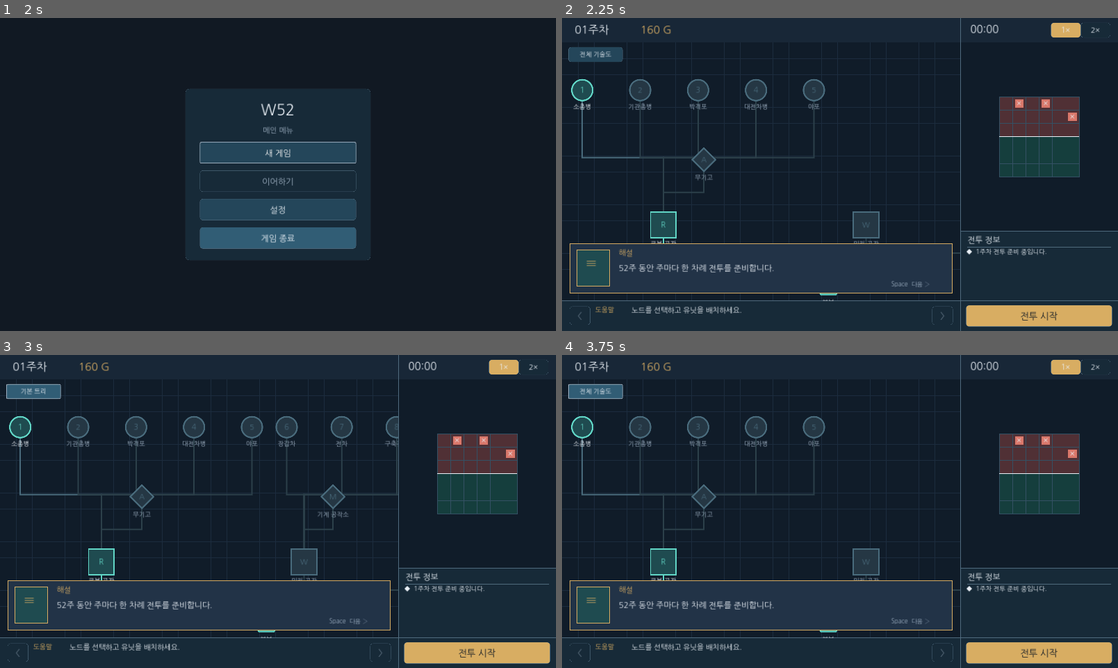
Above: before the commit, frames 1-4 (two rows, left to right).
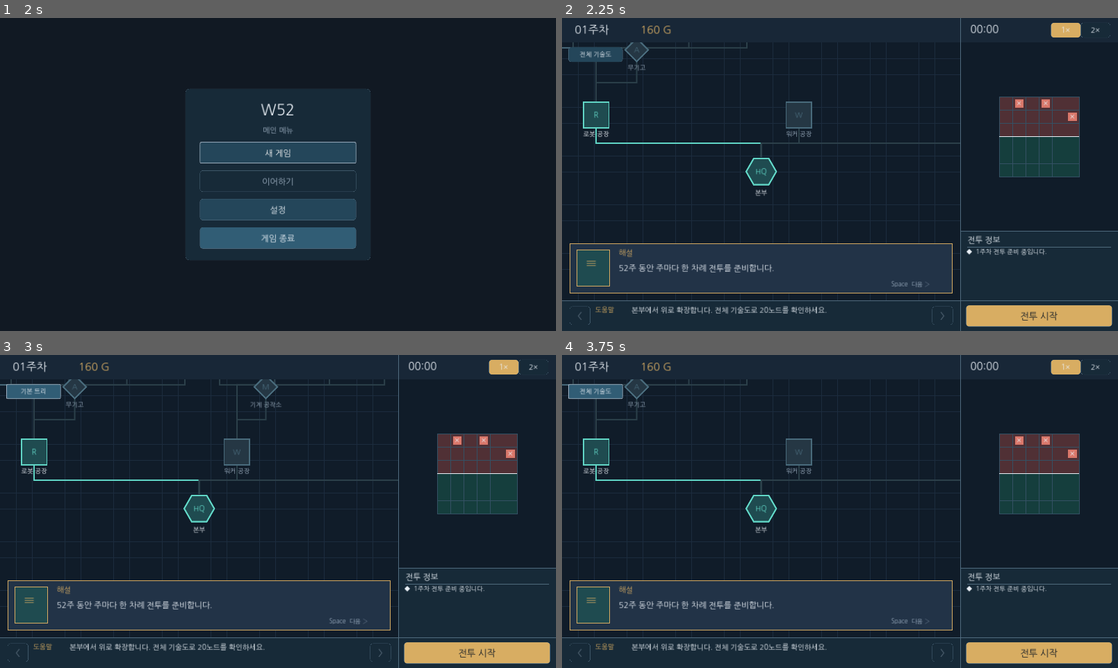
Above: after the commit, the same moments.

Repository: xcliming-svg/w52
Game: Godot game, scene res://main.tscn
Same seed, same stepped clock (60 frames per second), same inputs: the game is played once before the commit and once after it.
Inputs (mouse positions are in pixels of both pictures, inside the frame that each line leads up to):
- Up to frame 1 (2 s): tap Enter at 0.5 s; move the mouse to (400, 158) at 0.52 s; click (400, 158) at 0.67 s; tap Space at 0.77, 1.25 s; drag from (166, 190) to (250, 237) at 1.27 s
- Up to frame 2 (2.25 s): click "새 게임" at 2 s
- Up to frame 3 (3 s): click "전체 기술도" at 2.75 s
- Up to frame 4 (3.75 s): click "기본 트리" at 3.5 s

Frame 1 is identical in both runs. In frame 2, 5.2% of the frame differs, in the area x 0-72%, y 7-95%; in frame 3, 6.7%; in frame 4, 5.2%.

Commit message:
fix(devel): show HQ at startup and verify actual game menu entry

Diff:
--- a/scripts/game.gd
+++ b/scripts/game.gd
@@ -127,8 +127,8 @@
         phase = "prepare"
     selected_id = ""
     full_tree_view = false
-    camera_offset = Vector2.ZERO
-    camera_target = Vector2.ZERO
+    camera_offset = _clamp_pan(TREE_CENTER_LOCAL - _find_node("hq")["p"])
+    camera_target = camera_offset
     log_items = ["%d주차 전투 준비 중입니다." % week]
     for id in placements:
         log_items.append("%s 배치됨" % str(_find_node(id)["name"]))
@@ -243,8 +243,9 @@
     placements.clear()
     selected_id = ""
     hover_id = ""
-    camera_target = Vector2.ZERO
-    camera_offset = Vector2.ZERO
+    # At the beginning of each week keep the HQ identifiable above the dialogue overlay.
+    camera_offset = _clamp_pan(TREE_CENTER_LOCAL - _find_node("hq")["p"])
+    camera_target = camera_offset
     pan_armed = false
     pan_dragging = false
     battle_seconds = 0.0
@@ -790,7 +791,7 @@
 
 func _help_text() -> String:
     if help_index == 1:
-        return "노드를 선택하고 유닛을 배치하세요."
+        return "본부에서 위로 확장합니다. 전체 기술도로 20노드를 확인하세요."
     if help_index == 18:
         return "아군을 클릭하면 연결된 트리 노드로 포커스됩니다."
     if help_index == 35:
--- a/tests/w52_ui_smoke.gd
+++ b/tests/w52_ui_smoke.gd
@@ -286,16 +286,44 @@
     if owned.size() != 2 or "hq" not in owned or "robot_factory" not in owned:
         push_error("W52 tech: incorrect initial buildings")
         return false
+    if bool(game.get("full_tree_view")):
+        push_error("W52 tech: default view must preview only the next step")
+        return false
+    # Verify the first visible frame shows the new HQ above the dialogue mask.
+    var hq: Dictionary = game.call("_find_node", "hq")
+    var hq_bounds: Rect2 = game.call("_node_visual_rect", hq)
+    var viewport: Rect2 = game.call("_readable_tree_area")
+    var hq_camera: Vector2 = game.get("camera_offset")
+    if not viewport.encloses(Rect2(hq_bounds.position + hq_camera, hq_bounds.size)):
+        push_error("W52 tech: HQ is hidden by dialogue on the initial camera")
+        return false
+    for node in nodes:
+        var node_id: String = str(node["id"])
+        var parent_id: String = str(node["parent"])
+        var expected_visible: bool = node_id in owned or parent_id in owned
+        if bool(game.call("_node_visible", node)) != expected_visible:
+            push_error("W52 tech: default one-level reveal differs for %s" % node_id)
+            return false
     var fighter: Dictionary = game.call("_find_node", "fighter")
     if game.call("_node_visible", fighter):
         push_error("W52 tech: hidden child revealed before hangar")
         return false
-    game.call("_toggle_tree_view")
+    var view_button: Button = game.get("full_view_button") as Button
+    if view_button == null or view_button.text != "전체 기술도":
+        push_error("W52 tech: missing discoverable full-tree button")
+        return false
+    view_button.emit_signal("pressed")
+    if not bool(game.get("full_tree_view")) or view_button.text != "기본 트리":
+        push_error("W52 tech: full-tree button did not enter overview mode")
+        return false
     for node in nodes:
         if not game.call("_node_visible", node):
             push_error("W52 tech: full tree did not reveal every node")
             return false
-    game.call("_toggle_tree_view")
+    view_button.emit_signal("pressed")
+    if bool(game.get("full_tree_view")) or view_button.text != "전체 기술도":
+        push_error("W52 tech: full-tree button did not return to default")
+        return false
     var g_before: int = game.get("g")
     game.call("_select_node", "walker_factory")
     game.call("_build_selected")
@@ -347,6 +375,41 @@
     game.call("restore_state", {"week":1, "g":g_before, "phase":"dialogue", "dialogue":0,
         "help":1, "placements":[], "buildings":["hq", "robot_factory"]})
     return true
+
+
+
+
+func _check_main_entry() -> bool:
+    # The exported game starts at main.tscn, not directly at scenes/game.tscn.
+    # Exercise title -> menu -> new game so an old alternate tree cannot slip through.
+    var entry_scene: PackedScene = load("res://main.tscn")
+    if entry_scene == null:
+        push_error("W52 tech: missing exported entry scene")
+        return false
+    var app: Control = entry_scene.instantiate() as Control
+    if app == null:
+        push_error("W52 tech: root entry scene is not a Control")
+        return false
+    root.add_child(app)
+    app.call("_show_main_menu")
+    app.call("_start_new_game")
+    var live: Control = app.get("game_scene") as Control
+    var valid: bool = live != null
+    if valid:
+        var live_nodes: Array = live.get_script().get_script_constant_map().get("NODES", [])
+        var full_button: Button = live.get("full_view_button") as Button
+        valid = (
+            live.get_parent() == app
+            and live_nodes.size() == 20
+            and live.get_node_or_null("TreeClip") != null
+            and full_button != null
+            and full_button.text == "전체 기술도"
+        )
+    root.remove_child(app)
+    app.queue_free()
+    if not valid:
+        push_error("W52 tech: main menu opens an outdated or incomplete game tree")
+    return valid
 
 
 func _run() -> void:
@@ -487,6 +550,12 @@
         push_error("W52 tech: future-week building accepted by save writer")
         quit(1)
         return
-    store.clear_save()
+    if not store.clear_save():
+        push_error("W52 tech: could not clean up test save")
+        quit(1)
+        return
+    if not _check_main_entry():
+        quit(1)
+        return
     print("W52_UI_SMOKE_OK: 20 nodes, 24 upgrades, facility prerequisites, 52 battles, save v2/v3, 1920x1080")
     quit(0)
Not shown, changed: docs/WW52_TECH_TREE_IMPLEMENTATION_DESIGN_2026-11-04.md
